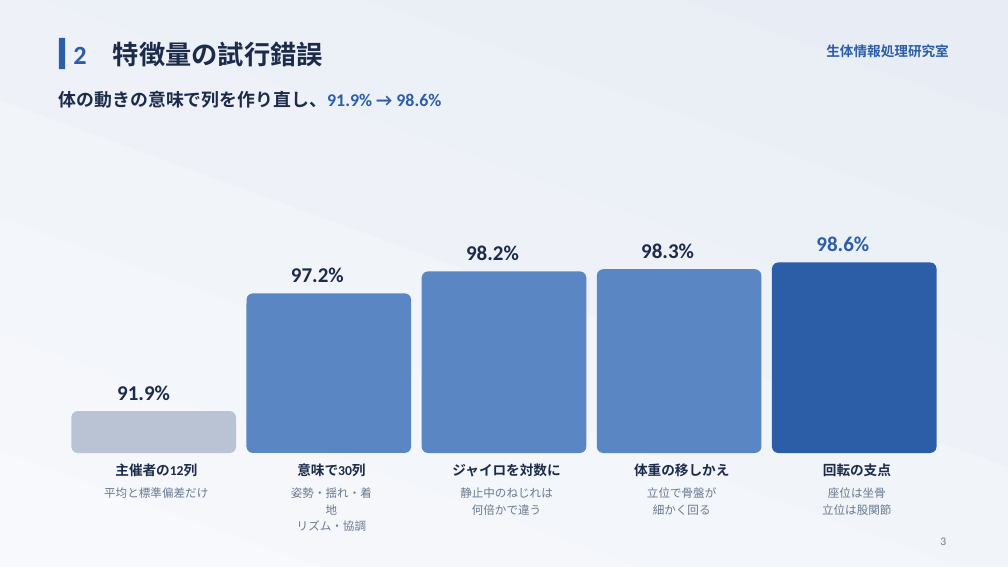
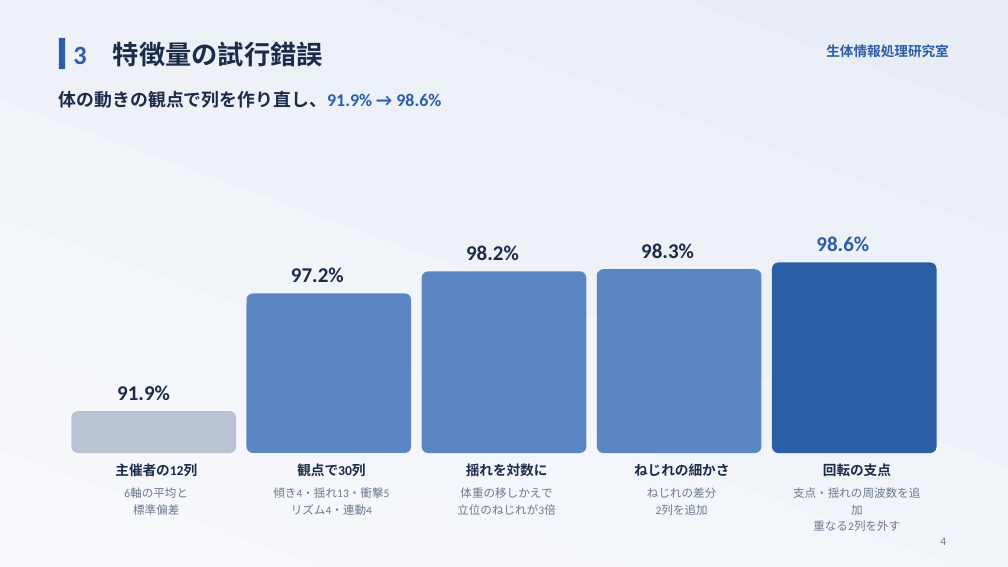
Before and after one commit to takuto-nohara/DataScienceContest, a slide deck: slide 4 of presentation/final_seitailab.pptx (slide 3 before the commit). Drawn at 1008x567 pixels with LibreOffice and Linux fonts; fonts in the diff are those of the drawing. Boxes give left, top, right and bottom in pixels: in the first picture for what was removed or moved away, otherwise in the second. Text is boxed around its words. In the diff, an @@ line names an element or a change of style, - is before the commit and + after.

```diff
--- a/presentation/final_seitailab.pptx
+++ b/presentation/final_seitailab.pptx
@@ text at bbox=[73, 41, 323, 67]: text changed @@
-2 特徴量の試行錯誤
+3 特徴量の試行錯誤
@@ text at bbox=[59, 91, 441, 108]: text changed @@
-体の動きの意味で列を作り直し、91.9% → 98.6%
+体の動きの観点で列を作り直し、91.9% → 98.6%
@@ text at bbox=[297, 463, 365, 476]: text changed @@
-意味で30列
+観点で30列
@@ text at bbox=[466, 463, 548, 477]: text changed @@
-ジャイロを対数に
+揺れを対数に
@@ text at bbox=[634, 463, 729, 476]: text changed @@
-体重の移しかえ
+ねじれの細かさ
@@ text at bbox=[124, 488, 188, 515]: text changed @@
-平均と標準偏差だけ
+6軸の平均と
+標準偏差
@@ text at bbox=[273, 487, 389, 515]: text changed @@
-姿勢・揺れ・着地
-リズム・協調
+傾き4・揺れ13・衝撃5
+リズム4・連動4
@@ text at bbox=[457, 487, 556, 515]: text changed @@
-静止中のねじれは
-何倍かで違う
+体重の移しかえで
+立位のねじれが3倍
@@ text at bbox=[647, 487, 716, 515]: text changed @@
-立位で骨盤が
-細かく回る
+ねじれの差分
+2列を追加
@@ text at bbox=[793, 487, 920, 531]: text changed @@
-座位は坐骨
-立位は股関節
+支点・揺れの周波数を追加
+重なる2列を外す
@@ text at bbox=[940, 537, 946, 545]: text changed @@
-3
+4
```
Also in this commit, not shown: 5 other slides changed, 15 other files.
